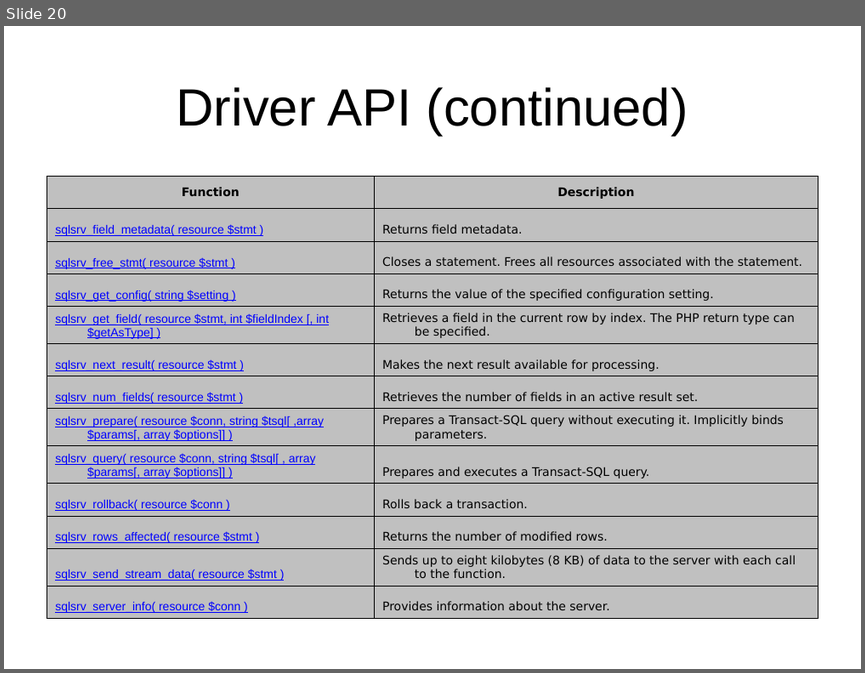
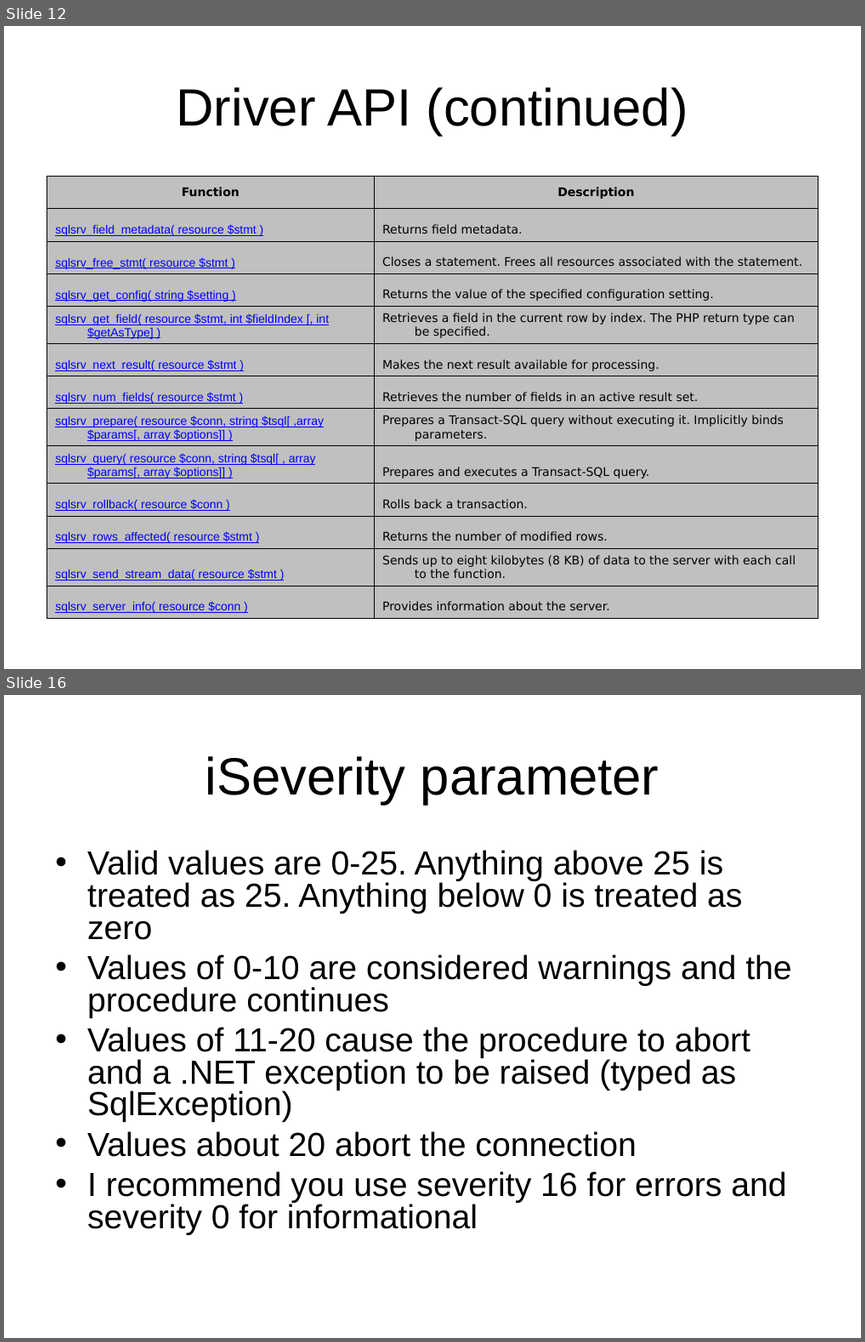
Before and after one commit to LIPHP/Employee-Contact-List, a slide deck: Docs/Using Microsoft SQL Server with PHP.ppt. Shown one above the other, each under a label of ours: slide 20 before the commit, slides 12 and 16 after it; the slides between them are not shown. The pictures are 865x673 and 865x1342 pixels, drawn with LibreOffice and Linux fonts; fonts in the diff are those of the drawing. Boxes give left, top, right and bottom in pixels: in the first picture for what was removed or moved away, otherwise in the second. Text is boxed around its words. In the diff, an @@ line names an element or a change of style, - is before the commit and + after.

```diff
--- a/Docs/Using Microsoft SQL Server with PHP.ppt
+++ b/Docs/Using Microsoft SQL Server with PHP.ppt
@@ slide 16 added at <box>4,695,861,1338</box>, background #FFFFFF @@
@@ title added at <box>205,756,659,805</box>, 44 pt, text #000000 @@
+iSeverity parameter
@@ text added at <box>87,850,791,1235</box>, 28 pt, text #000000 @@
+• Valid values are 0-25. Anything above 25 is treated as 25. Anything below 0 is treated as zero
+• Values of 0-10 are considered warnings and the procedure continues
+• Values of 11-20 cause the procedure to abort and a .NET exception to be raised (typed as SqlException)
+• Values about 20 abort the connection
+• I recommend you use severity 16 for errors and severity 0 for informational
@@ what was slide 20 is now slide 12 @@
```
Also in this commit, not shown: 1 slide changed, 14 other slides added, 1 slide removed, 2 other files.
